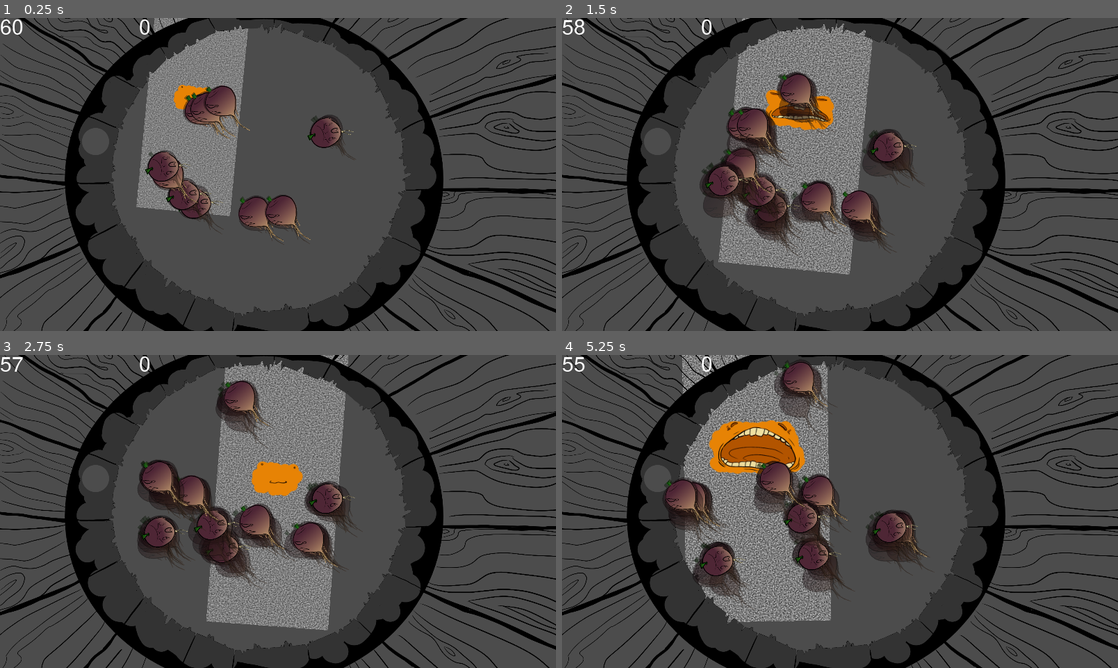
Above: before the commit, frames 1-4 (two rows, left to right).
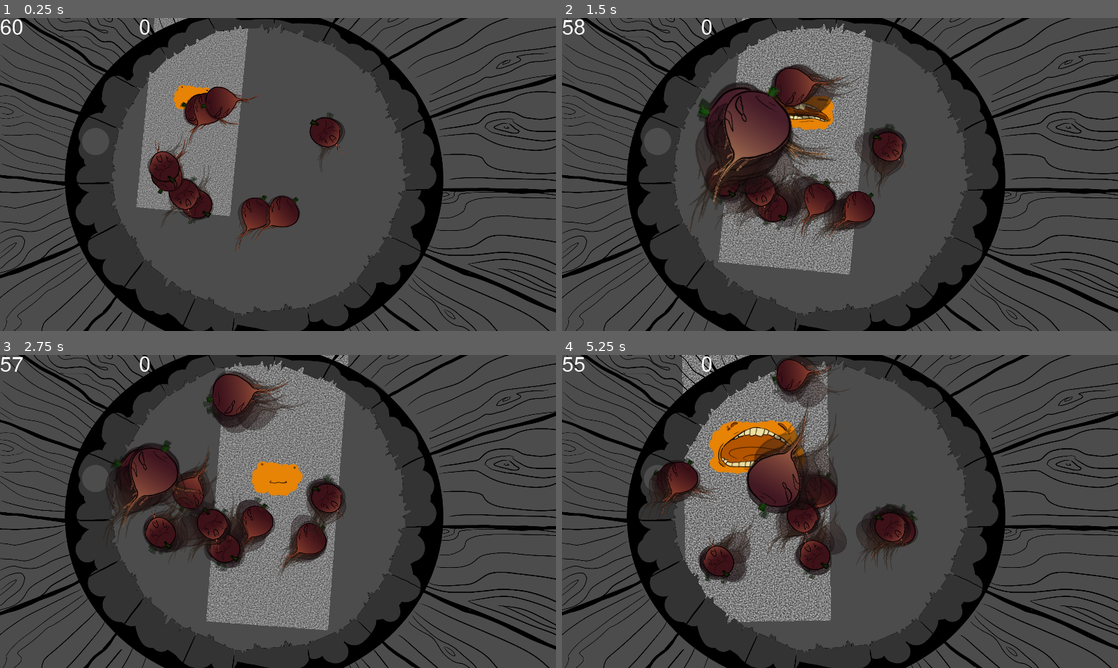
Above: after the commit, the same moments.

Repository: Nopey/carnival
Game: Godot game, scene res://Claw/Game.tscn
Same seed, same stepped clock (60 frames per second), same inputs: the game is played once before the commit and once after it.
Inputs:
- Up to frame 1 (0.25 s): no input
- Up to frame 2 (1.5 s): tap Enter (ui_accept) at 0.5, 0.77 s; hold Right (ui_right) 0.53-1.28 s; hold Down (ui_down) from 1.28 s (still down)
- Up to frame 3 (2.75 s): tap Enter (ui_accept) at 1.52 s; release Down (ui_down) at 2.03 s; hold Right (ui_right) from 2.03 s (still down)
- Up to frame 4 (5.25 s): release Right (ui_right) at 2.78 s; hold Up (ui_up) 2.78-3.53 s; tap Enter (ui_accept) at 3.02, 3.77, 4.52 s; hold Left (ui_left) 3.53-5.03 s; hold Down (ui_down) from 5.03 s (still down)

The runs differ from the first frame. In frame 1, 3.9% of the frame differs, in the area x 26-64%, y 21-74%; in frame 2, 10%, in the area x 23-65%, y 14-77%; in frame 3, 8.7%; in frame 4, 9.9%.

Commit message:
"Refine" eating

Diff:
--- a/Claw/Player.gd
+++ b/Claw/Player.gd
@@ -111,6 +111,7 @@
 			var bump = (turnip.global_position - self.global_position).normalized()
 			turnip.flee_path = (turnip.flee_path + bump * delta * 500 / turnip.flee_rate).normalized()
 			turnip.flee_rate += delta * 200
+			turnip.flee_rate_rate = 100
 
 func is_state_done():
 	if bob_state == BobState.IDLE:
@@ -171,6 +172,10 @@
 	if bob_state != BobState.DOWN_HOLD || gotcha:
 		return
 
+	# no eating sunk turnips
+	if turnip.flee_rate > turnip.NOMINAL_FLEE_RATE * 1.5:
+		return
+
 	# The player has bit a turnip.
 	var turnip_transform = turnip.global_transform
 	gotcha = turnip
--- a/Claw/Turnip.gd
+++ b/Claw/Turnip.gd
@@ -3,6 +3,7 @@
 onready var turnip_id: int = randi()
 export var flee_path: Vector2
 export var flee_rate: float
+export var flee_rate_rate: float
 
 export(Array, Texture) var turnip_arts
 
@@ -25,12 +26,14 @@
 
 	flee_rate = NOMINAL_FLEE_RATE 								# to do: tune
 	flee_path = unit_vec.rotated(rand_rotation)
+	self.rotation = 2*PI*randf()
 
 # Called every frame. 'delta' is the elapsed time since the previous frame.
 func _process(delta):
 	gentle_spin(delta)
 	flee(delta)
 	dont_escape()
+	sink()
 
 func dont_escape():
 	var offset = global_position - target
@@ -44,7 +47,12 @@
 # The turnips float in some random straight line path.
 func flee(delta):
 	if flee_rate > 0:
-		flee_rate = lerp(NOMINAL_FLEE_RATE, flee_rate, pow(0.5, delta))
+		flee_rate = lerp(NOMINAL_FLEE_RATE, flee_rate, pow(0.1, delta))
+		flee_rate_rate = lerp(0, flee_rate_rate, pow(0.05, delta))
+		flee_rate += flee_rate_rate * delta
+		var effective_flee_rate = flee_rate / NOMINAL_FLEE_RATE
+		effective_flee_rate *= effective_flee_rate
+		effective_flee_rate *= NOMINAL_FLEE_RATE
 		self.translate(flee_path*delta*flee_rate)
 	else:
 		flee_rate = 0
@@ -54,15 +62,19 @@
 #const SUNK_SCALE: float = 1.5
 
 func sink():
-	var scale = flee_rate / NOMINAL_FLEE_RATE
-	var progress = scale / 5 + 0.5
+	if flee_rate <= 0:
+		return
+	var scale = 1 + log(flee_rate / NOMINAL_FLEE_RATE)
+	var progress = scale / 3
 	$Sprite.modulate = lerp(Color.brown, Color.white, progress)
 	self.scale = Vector2(scale, scale)
+	self.z_index = scale
 
 func _on_Player_bite():
 	$sfx.play()
 	$idle_particles.emitting = false
 	$eat_particles.visible = true
+	$Sprite.visible = false
 	flee_rate = 0
 
 func set_position(pos : Vector2):
